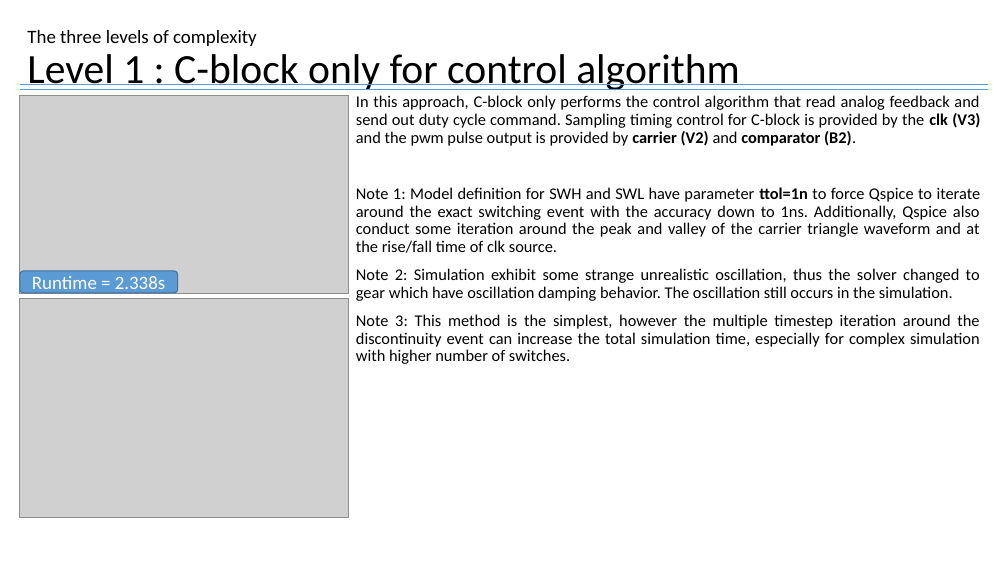
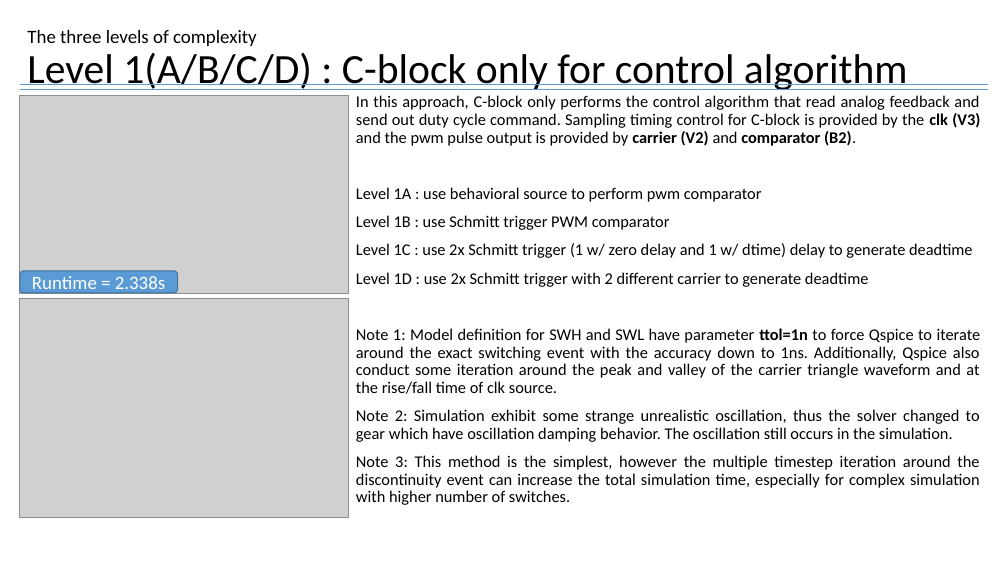
Before and after one commit to physicboy/QSPICE, a slide deck: slide 6 of PWM_example_SRbuck/Three Complexity Levels of PWM Implementation for Digital Controller Simulation.pptx. Drawn at 1008x567 pixels with LibreOffice and Linux fonts; fonts in the diff are those of the drawing; grey boxes stand for pictures. Boxes give left, top, right and bottom in pixels: in the first picture for what was removed or moved away, otherwise in the second. Text is boxed around its words. In the diff, an @@ line names an element or a change of style, - is before the commit and + after.

```diff
--- a/PWM_example_SRbuck/Three Complexity Levels of PWM Implementation for Digital Controller Simulation.pptx
+++ b/PWM_example_SRbuck/Three Complexity Levels of PWM Implementation for Digital Controller Simulation.pptx
@@ title at <box>27,30,908,90</box>: text changed @@
-The three levels of complexity
-Level 1 : C-block only for control algorithm
+The three levels of complexity
+Level 1(A/B/C/D) : C-block only for control algorithm
@@ text at <box>356,187,972,287</box>: paragraphs added @@
+Level 1A : use behavioral source to perform pwm comparator
+Level 1B : use Schmitt trigger PWM comparator
+Level 1C : use 2x Schmitt trigger (1 w/ zero delay and 1 w/ dtime) delay to generate deadtime
+Level 1D : use 2x Schmitt trigger with 2 different carrier to generate deadtime
```
Also in this commit, not shown: 1 other slide changed, 36 other files.
